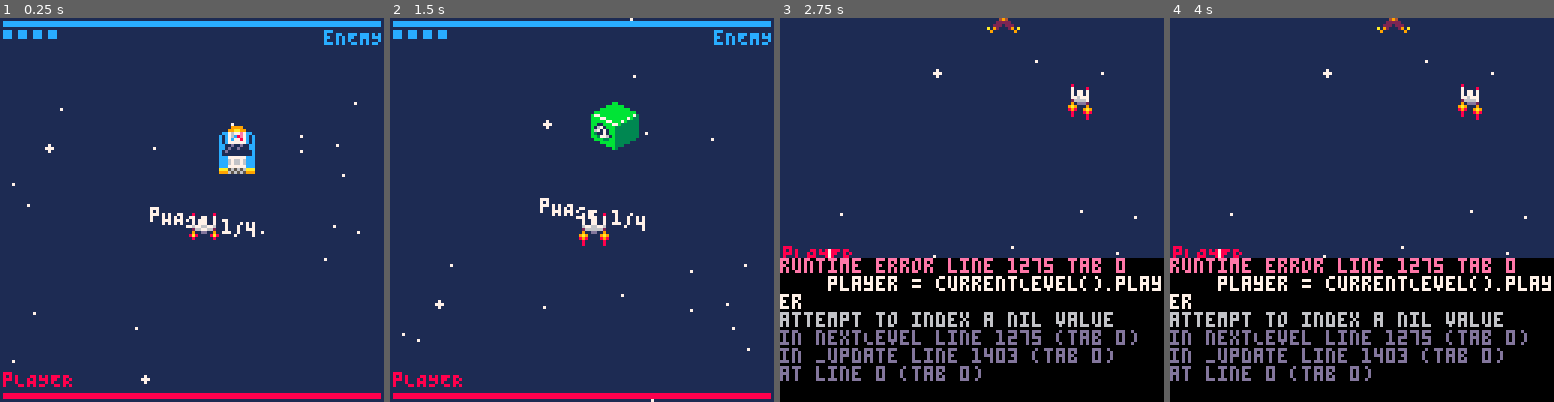
Above: before the commit, frames 1-4 (left to right).
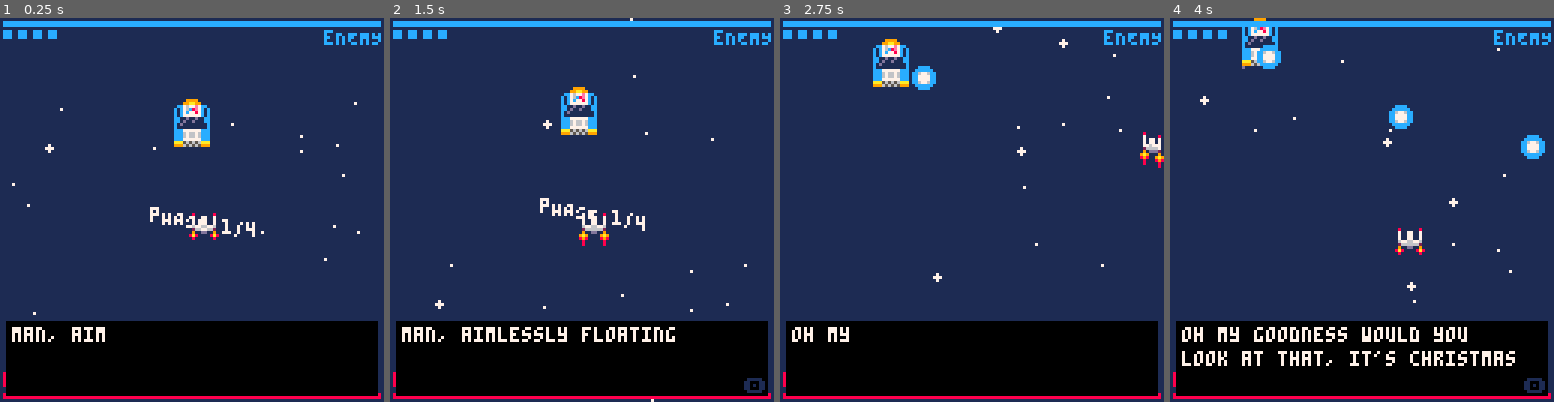
Above: after the commit, the same moments.

Repository: QuentinWidlocher/YogcastJam2020
Game: PICO-8 cartridge game.p8
The game is run twice, just before and just after one commit, with the same random seed, the same clock (stepped at 60 frames per second) and the same inputs.
Inputs:
- Up to frame 1 (0.25 s): no input
- Up to frame 2 (1.5 s): tap X (X key) at 0.33, 1.07 s; tap O (Z key) at 0.7 s
- Up to frame 3 (2.75 s): hold Right 1.6-2.1 s; tap O (Z key) at 1.7, 2.1, 2.5 s; tap X (X key) at 1.85 s; hold Up 2.15-2.42 s; hold Right from 2.47 s (still down)
- Up to frame 4 (4 s): tap O (Z key) at 2.9, 3.3, 3.7 s; tap X (X key) at 2.97 s; release Right at 3.03 s; hold Left 3.08-3.58 s; hold Down 3.63-3.97 s

The runs differ from the first frame. In frame 1, 21% of the frame differs, in the area x 1-99%, y 21-99%; in frame 2, 21%; in frame 3, 27%; in frame 4, 29%, in the area x 0-100%, y 0-100%.
Error before the commit: runtime error line 1275 tab 0; player = currentLevel().player; attempt to index a nil value

Commit message:
Dialogue implemented

Diff:
--- a/src/draw/main.draw.lua
+++ b/src/draw/main.draw.lua
@@ -31,5 +31,6 @@
 
     draw_bossbar()
     draw_player_bar()
+    dtb_draw()
     draw_debug(false)
 end
--- a/src/init/levels.init.lua
+++ b/src/init/levels.init.lua
@@ -15,11 +15,25 @@
             x = SCREEN_SIZE / 2,
             y = SCREEN_SIZE / 4,
             movingType = DefaultEnemyMovingType:new(),
+            dialogue = {
+                "man, aimlessly floating around in space sure is great",
+                "oh my goodness would you look at that, it's christmas",
+                "i should go celebrate with my friends or something",
+                "not so fast!",
+                "who're you?",
+                "i'm the interstellar parking inspector, and you've been parked here for way too long!",
+                "man how am i going to afford any presents now?",
+                "not my problem hombre",
+                "i was literally just floating through space and time",
+                "doesn't change the fact that you're about to get a ridiculously high fine",
+                "and that doesn't change the fact that you're about to get shot",
+                "is that so? enjoy the few remaining seconds of your life, criminal scum!",
+            },
             phases = {
-                {shootingType = DefaultShootingType:new(), bulletCooldown = 20, bulletSpeed = 1.5, hpMax = 70},
-                {shootingType = DefaultShootingType:new(), bulletCooldown = 10, bulletSpeed = 2, hpMax = 60},
-                {shootingType = HomingShootingType:new(), bulletCooldown = 15, bulletSpeed = 1, hpMax = 50},
-                {shootingType = TrishotShootingType:new(), bulletCooldown = 15, bulletSpeed = 4, hpMax = 50},
+                {shootingType = DefaultShootingType:new(), bulletCooldown = 20, bulletSpeed = 1.5, hpMax = 70, damage = 10},
+                {shootingType = DefaultShootingType:new(), bulletCooldown = 10, bulletSpeed = 2, hpMax = 60, damage = 10},
+                {shootingType = HomingShootingType:new(), bulletCooldown = 15, bulletSpeed = 1, hpMax = 50, damage = 10},
+                {shootingType = TrishotShootingType:new(), bulletCooldown = 6, bulletSpeed = 4, hpMax = 50, damage = 10},
             }
         })
     },
@@ -38,11 +52,30 @@
             x = SCREEN_SIZE / 2,
             y = SCREEN_SIZE / 4,
             movingType = DefaultEnemyMovingType:new(),
+            dialogue = {
+                "greetings mortal.",
+                "aww cmon, what is it now?",
+                "it is i, the omnipotent floating space eye cube.",
+                "ok?",
+                "my eye has sensed that you have violated interstellar parking laws.",
+                "really now",
+                "it is my obligation to maintain order in this universe, and you are making my job a real pain in the ass.",
+                "that's one lame job",
+                "not as lame as your mother. ha-ha.",
+                "was that... a joke?",
+                "i have been practicing.",
+                "how about you practice dying instead",
+                "you wish to fight? very well. you may notice you can only move in a grid now.",
+                "man, i just got used to flying normally",
+                "this is pretty \"surprising\", wouldn't you agree?",
+                "what are you even talking about?",
+                "never mind. let the fight commence!"
+            },
             phases = {
-                {shootingType = DefaultShootingType:new(), bulletCooldown = 20, bulletSpeed = 1.5, hpMax = 70},
-                {shootingType = DefaultShootingType:new(), bulletCooldown = 10, bulletSpeed = 2, hpMax = 60},
-                {shootingType = HomingShootingType:new(), bulletCooldown = 15, bulletSpeed = 1, hpMax = 50},
-                {shootingType = TrishotShootingType:new(), bulletCooldown = 15, bulletSpeed = 4, hpMax = 50},
+                {shootingType = DefaultShootingType:new(), bulletCooldown = 20, bulletSpeed = 1.5, hpMax = 70, damage = 10},
+                {shootingType = DefaultShootingType:new(), bulletCooldown = 10, bulletSpeed = 2, hpMax = 60, damage = 10},
+                {shootingType = HomingShootingType:new(), bulletCooldown = 15, bulletSpeed = 1, hpMax = 50, damage = 10},
+                {shootingType = TrishotShootingType:new(), bulletCooldown = 15, bulletSpeed = 4, hpMax = 50, damage = 10},
             }
         })
     },
@@ -61,11 +94,23 @@
             x = SCREEN_SIZE / 2,
             y = SCREEN_SIZE / 4,
             movingType = SuperhotEnemyMovingType:new(),
+            dialogue = {
+                "hello there.",
+                "what the heck",
+                "i'm time itself. i've had to step in because it seems like you've erased my best friend, floaty space cube.",
+                "you were friends with that thing?",
+                "it's a great guy when you get to know it.",
+                "anyway, i'm not going to forgive you for what you did. you shall meet the same fate as my friend.",
+                "to give you the slightest chance to win, time only moves when you do.",
+                "quite a \"surprise\", no?",
+                "why does everybody keep bringing that up?",
+                "fear not, it won't matter once you're dead. goodbye."
+            },
             phases = {
-                {shootingType = SuperhotShootingType:new({ baseShootingType = DefaultShootingType:new()}), bulletCooldown = 20, bulletSpeed = 1.5, hpMax = 70},
-                {shootingType = SuperhotShootingType:new({ baseShootingType = DefaultShootingType:new()}), bulletCooldown = 10, bulletSpeed = 2, hpMax = 60},
-                {shootingType = SuperhotShootingType:new({ baseShootingType = HomingShootingType:new()}), bulletCooldown = 15, bulletSpeed = 1, hpMax = 50},
-                {shootingType = SuperhotShootingType:new({ baseShootingType = TrishotShootingType:new()}), bulletCooldown = 15, bulletSpeed = 4, hpMax = 50},
+                {shootingType = SuperhotShootingType:new({ baseShootingType = DefaultShootingType:new()}), bulletCooldown = 20, bulletSpeed = 1.5, hpMax = 70, damage = 10},
+                {shootingType = SuperhotShootingType:new({ baseShootingType = DefaultShootingType:new()}), bulletCooldown = 10, bulletSpeed = 2, hpMax = 60, damage = 10},
+                {shootingType = SuperhotShootingType:new({ baseShootingType = HomingShootingType:new()}), bulletCooldown = 15, bulletSpeed = 1, hpMax = 50, damage = 10},
+                {shootingType = SuperhotShootingType:new({ baseShootingType = TrishotShootingType:new()}), bulletCooldown = 15, bulletSpeed = 4, hpMax = 50, damage = 10},
             }
         })
     }
--- a/src/init/main.init.lua
+++ b/src/init/main.init.lua
@@ -3,6 +3,7 @@
 function _init()
     cls() -- clear the screen
     printh("", "log.txt", true) -- clear the log file
+    dtb_init(3)
     nextLevel()
     init_globals()
     init_camera()
--- a/src/models/basic-enemy.model.lua
+++ b/src/models/basic-enemy.model.lua
@@ -22,6 +22,10 @@
     shootingType = DefaultShootingType:new(),
     movingType = DefaultEnemyMovingType:new(),
 
+    damage = 1,
+
+    dialogue = {},
+
     phase = 1,
     phases = {},
 
@@ -36,6 +40,9 @@
 end
 
 function BasicEnemy:init()
+    for _,text in ipairs(self.dialogue) do
+        dtb_disp(text)
+    end
     self.phase = #self.phases
     self:initPhase(#self.phases - self.phase + 1)
 end
@@ -44,6 +51,7 @@
     self.shootingType = self.phases[phase].shootingType
     self.shootingType.cooldown = { value = 0, max = self.phases[phase].bulletCooldown }
     self.shootingType.speed = self.phases[phase].bulletSpeed
+    self.damage = self.phases[phase].damage
     self.hp.max = self.phases[phase].hpMax
     self.hp.value = self.hp.max
 end
@@ -55,6 +63,7 @@
 
         local bullet = Bullet:new({ playerVersion = false })
         bullet:init()
+        bullet.dmg = self.damage
 
         local pos = self:getCenteredPos()
 
@@ -80,7 +89,7 @@
 end
 
 function BasicEnemy:hurt(dmg)
-    shake = 0.1
+    shake = 0.05
     sfx(SFX.ENEMY_DMG)
 
     self.hp.value = self.hp.value  - dmg
@@ -101,6 +110,6 @@
 		x = main_camera.x + (self.w*2),
 		y = main_camera.y + self.h,
 		w = SCREEN_SIZE - (self.w*4),
-		h = SCREEN_SIZE/2 - self.h
+		h = SCREEN_SIZE/4 - self.h
 	})
 end
--- a/src/models/player.model.lua
+++ b/src/models/player.model.lua
@@ -80,7 +80,7 @@
         -- add the bullet to the pool so it'll be drawn and updated
         local newBullet = Bullet:new({
             playerVersion = true,
-            speed = 3,
+            speed = 10,
         })
         newBullet:init()
 
--- a/src/models/shooting-types/default.model.lua
+++ b/src/models/shooting-types/default.model.lua
@@ -1,7 +1,7 @@
 ---@class DefaultShootingType : ShootingType
 DefaultShootingType = ShootingType:new({
     cooldown = { value = 0, max = 20 },
-    speed = 2,
+    --speed = 2,
 
     __type = "DefaultShootingType",
 })
@@ -10,7 +10,7 @@
 function DefaultShootingType:shoot(bullet)
     bullet.x = self.from.x
     bullet.y = self.from.y
-    bullet.speed = self.speed
+    --bullet.speed = self.speed
     bullet.dir = normalize(self.dir)
 
     -- add the bullet to the pool so it'll be drawn and updated
--- a/src/update/main.update.lua
+++ b/src/update/main.update.lua
@@ -6,7 +6,8 @@
     update_player()
     update_enemies()
     update_bullets()
+    dtb_update()
 
     --TODO REMOVE ME
-    if (btnp(GAMEPAD.O)) then nextLevel() end
+    --if (btnp(GAMEPAD.O)) then nextLevel() end
 end
